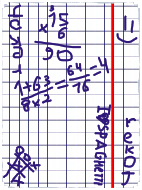
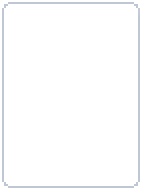
Two versions of the same layered image (142 × 190). Layer-by-layer changes:
removed layer "Фон" over [0, 0, 140, 190]
painted on "Card outline" over [94, 34, 120, 106]